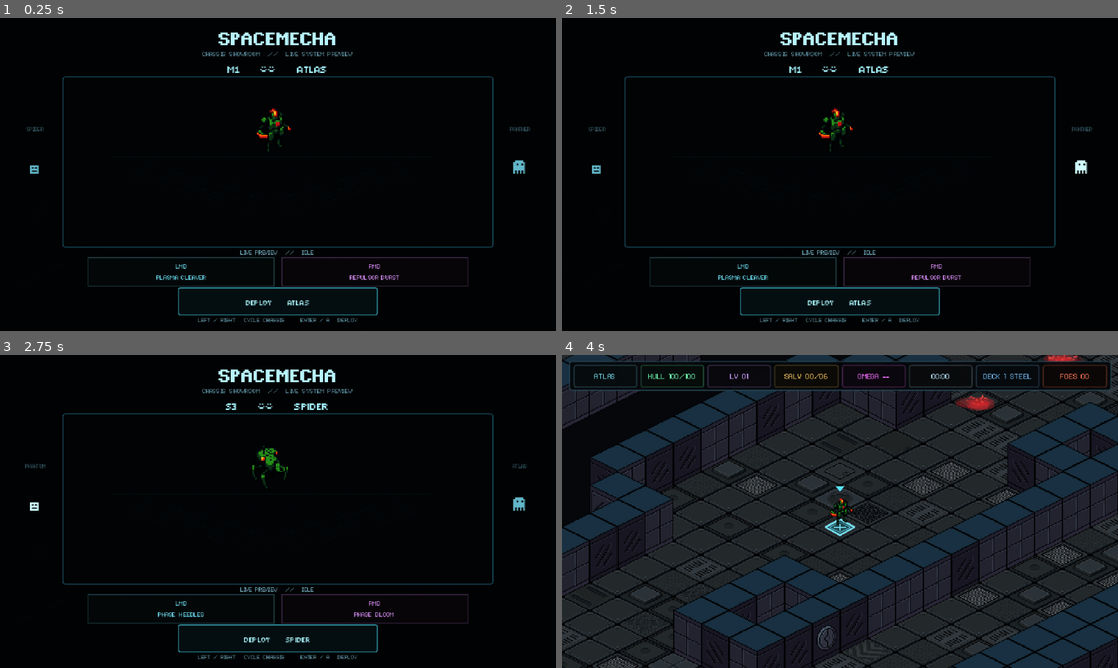
Above: before the commit, frames 1-4 (two rows, left to right).
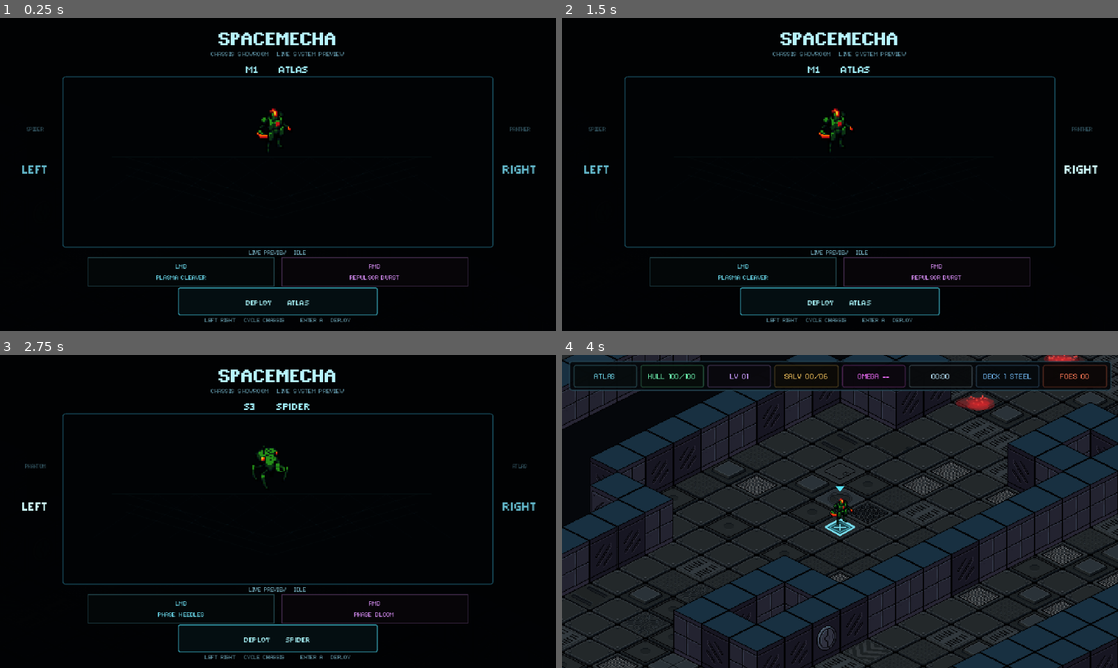
Above: after the commit, the same moments.

Repository: Tekknobot/spacehaul
Game: Godot game, scene res://Scenes/main.tscn
The game is run twice, just before and just after one commit, with the same random seed, the same clock (stepped at 60 frames per second) and the same inputs.
Inputs (mouse positions are in pixels of both pictures, inside the frame that each line leads up to):
- Up to frame 1 (0.25 s): no input
- Up to frame 2 (1.5 s): click (595, 168) at 0.5 s, where only the run after the commit has a clickable "LEFT"; click (1084, 168) at 1.25 s, where only the run after the commit has a clickable "RIGHT"
- Up to frame 3 (2.75 s): click (33, 505) at 2 s, where only the run before the commit has a clickable "<"
- Up to frame 4 (4 s): click (1084, 505) at 2.75 s, where only the run before the commit has a clickable ">"; click "DEPLOY ATLAS" at 3.5 s

The runs differ from the first frame. In frame 1, 0.9% of the frame differs, in the area x 4-97%, y 10-98%; in frame 2, 0.9%; in frame 3, 0.9%; in frame 4, nothing differs.

Commit message:
No special characters on menu UI.

Diff:
--- a/Scripts/test_world.gd
+++ b/Scripts/test_world.gd
@@ -373,7 +373,7 @@
 	root_box.add_child(title)
 
 	var subtitle := Label.new()
-	subtitle.text = "CHASSIS SHOWROOM   //   LIVE SYSTEM PREVIEW"
+	subtitle.text = "CHASSIS SHOWROOM   LIVE SYSTEM PREVIEW"
 	subtitle.horizontal_alignment = HORIZONTAL_ALIGNMENT_CENTER
 	subtitle.add_theme_font_override("font", load("res://Fonts/mago1.ttf") as Font)
 	subtitle.add_theme_font_size_override("font_size", 11)
@@ -405,7 +405,7 @@
 	_mecha_select_prev_label.add_theme_color_override("font_color", Color(0.27, 0.45, 0.51, 0.78))
 	left_stack.add_child(_mecha_select_prev_label)
 
-	var left_button := _make_showroom_arrow_button("<")
+	var left_button := _make_showroom_arrow_button("LEFT")
 	left_button.pressed.connect(_cycle_showroom_mecha.bind(-1))
 	left_stack.add_child(left_button)
 
@@ -466,7 +466,7 @@
 	_mecha_select_next_label.add_theme_color_override("font_color", Color(0.27, 0.45, 0.51, 0.78))
 	right_stack.add_child(_mecha_select_next_label)
 
-	var right_button := _make_showroom_arrow_button(">")
+	var right_button := _make_showroom_arrow_button("RIGHT")
 	right_button.pressed.connect(_cycle_showroom_mecha.bind(1))
 	right_stack.add_child(right_button)
 
@@ -600,7 +600,7 @@
 	_selected_mecha_id = mecha_id
 	var display_name := String(MechaController.MECHA_DISPLAY_NAMES.get(mecha_id, mecha_id))
 	var abilities: Dictionary = MechaController.ABILITY_NAMES.get(mecha_id, {})
-	_mecha_select_name.text = "%s   //   %s" % [mecha_id, display_name]
+	_mecha_select_name.text = "%s   %s" % [mecha_id, display_name]
 	_mecha_select_primary.text = "LMB\n%s" % String(abilities.get("primary", "PRIMARY"))
 	_mecha_select_secondary.text = "RMB\n%s" % String(abilities.get("secondary", "SECONDARY"))
 	if _mecha_select_deploy != null:
@@ -652,7 +652,7 @@
 	_showroom_demo_state = 0
 	_showroom_demo_timer = 0.85
 	if _showroom_demo_label != null:
-		_showroom_demo_label.text = "LIVE PREVIEW   //   IDLE"
+		_showroom_demo_label.text = "LIVE PREVIEW   IDLE"
 
 func _clear_showroom_fx() -> void:
 	if _showroom_fx_root == null:
@@ -696,7 +696,7 @@
 	effect.root = _showroom_fx_root
 	if _showroom_demo_label != null:
 		var ability_name := _mecha_select_secondary.text.replace("RMB\n", "") if alternate else _mecha_select_primary.text.replace("LMB\n", "")
-		_showroom_demo_label.text = "%s   //   %s" % ["RMB" if alternate else "LMB", ability_name]
+		_showroom_demo_label.text = "%s   %s" % ["RMB" if alternate else "LMB", ability_name]
 
 func _update_mecha_showroom(delta: float) -> void:
 	if not _showroom_active or _showroom_mecha == null or not is_instance_valid(_showroom_mecha):
@@ -720,7 +720,7 @@
 			_showroom_demo_state = 2
 			_showroom_demo_timer = 0.72
 			if _showroom_demo_label != null:
-				_showroom_demo_label.text = "LIVE PREVIEW   //   IDLE"
+				_showroom_demo_label.text = "LIVE PREVIEW   IDLE"
 		2:
 			_trigger_showroom_ability(true)
 			_showroom_demo_state = 3
@@ -730,7 +730,7 @@
 			_showroom_demo_state = 0
 			_showroom_demo_timer = 1.05
 			if _showroom_demo_label != null:
-				_showroom_demo_label.text = "LIVE PREVIEW   //   IDLE"
+				_showroom_demo_label.text = "LIVE PREVIEW   IDLE"
 
 func _show_mecha_select(status_text: String = "SELECT A CHASSIS") -> void:
 	_menu_open = true
@@ -746,7 +746,7 @@
 		deck_banner.hide()
 	_set_standard_hud_visible(false)
 	if _mecha_select_status != null:
-		_mecha_select_status.text = "LEFT / RIGHT   CYCLE CHASSIS      ENTER / A   DEPLOY"
+		_mecha_select_status.text = "LEFT RIGHT   CYCLE CHASSIS      ENTER A   DEPLOY"
 	if _mecha_select_overlay != null:
 		_mecha_select_overlay.show()
 		_showroom_active = true
